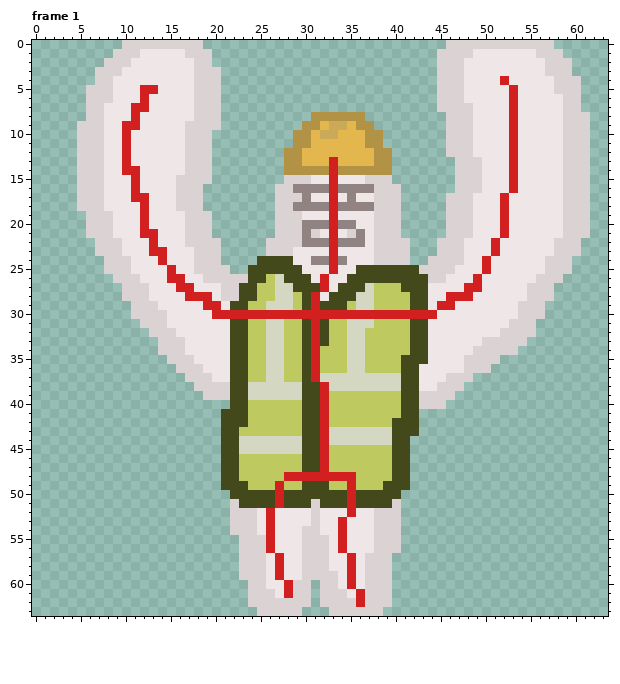
Two states of a pixel-art file, art/Player/Hold.aseprite. The picture above was drawn from the file before the commit.
64x64 pixels, 1 frame. Shown: frame 1. The commit also changed other frames, which this record leaves out.
Once edited:
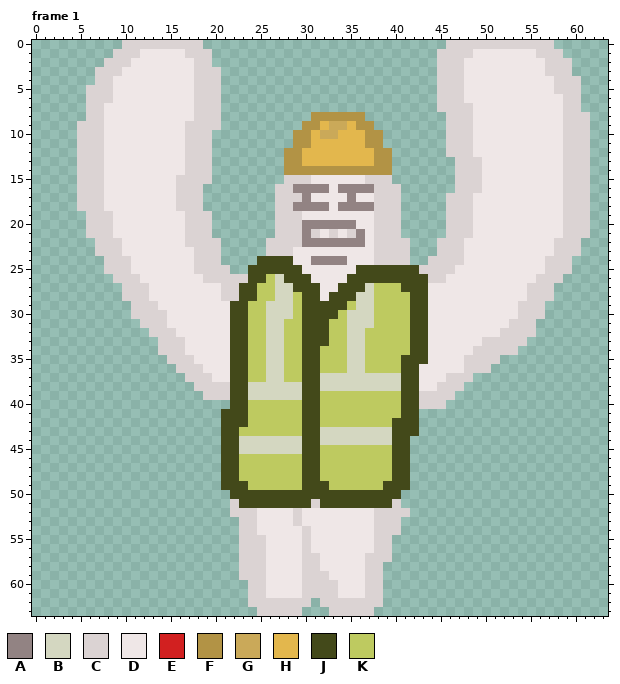
Palette (. is transparent): A #928383  B #d4d7c1  C #dbd3d3  D #efe7e7  E #d22020  F #b29345  G #caa959  H #e3b74d  J #43491a  K #beca60
What changed:
layer "Layer 3" now hidden
Frame 1:
y 4: x 52 E -> D
y 5: x 12..13 EE -> DD; x 53 E -> D
y 6: x 12 E -> D; x 53 E -> D
y 7: x 11..12 EE -> DD; x 53 E -> D
y 8: x 11 E -> D; x 53 E -> D
y 9: x 10..11 EE -> DD; x 53 E -> D
y 10..12: x 10 E -> D; x 53 E -> D
y 13: x 10 E -> D; x 33 E -> H; x 53 E -> D
y 14: x 10..11 EE -> DD; x 33 E -> F; x 53 E -> D
y 15..16: x 11 E -> D; x 33 E -> D; x 53 E -> D
y 17: x 11..12 EE -> DD; x 33 E -> D; x 52 E -> D
y 18..19: x 12 E -> D; x 33 E -> D; x 52 E -> D
y 20: x 12 E -> D; x 33 E -> A; x 52 E -> D
y 21: x 12..13 EE -> DD; x 33 E -> C; x 52 E -> D
y 22: x 13 E -> D; x 33 E -> A; x 51 E -> D
y 23: x 13..14 EE -> DD; x 33 E -> D; x 51 E -> D
y 24: x 14 E -> D; x 33 E -> A; x 50 E -> D
y 25: x 15 E -> D; x 33 E -> D; x 50 E -> D
y 26: x 15..16 EE -> DD; x 32 E -> D; x 49 E -> D
y 27: x 16..17 EE -> DD; x 32 E -> D; x 48..49 EE -> DD
y 28: x 17..19 EEE -> DDD; x 31 E -> J; x 46..48 EEE -> DDD
y 29: x 19..20 EE -> DD; x 31 E -> J; x 45..46 EE -> DD
y 30: x 20..44 EEEEEEEEEEEEEEEEEEEEEEEEE -> DDJJKKBBBKJJJJKBBBKKKKJJD
y 31..37: x 31 E -> J
y 38: x 32 E -> B
y 39..42: x 32 E -> K
y 43..44: x 32 E -> B
y 45..47: x 32 E -> K
y 48: x 28..35 EEEEEEEE -> KKJJKKKK
y 49: x 27 E -> K; x 35 E -> K
y 50..51: x 27 E -> J; x 35 E -> J
y 52: x 26 E -> D; x 29 D -> C; x 31 C -> D; x 35 E -> D; x 41 . -> C
y 53: x 22 C -> .; x 26 E -> D; x 29 D -> C; x 31 C -> D; x 34 E -> D
y 54: x 22 C -> .; x 26 E -> D; x 31 C -> D; x 34 E -> D
y 55..56: x 26 E -> D; x 31..32 CC -> DD; x 34 E -> D; x 40 C -> .
y 57: x 27 E -> D; x 32 C -> D; x 35 E -> D
y 58: x 27 E -> D; x 32 C -> D; x 35 E -> D; x 39 C -> .
y 59: x 27 E -> D; x 33 C -> D; x 35 E -> D; x 39 C -> .
y 60: x 28..29 EC -> DD; x 31 . -> C; x 35 E -> D; x 39 C -> .
y 61: x 26 C -> D; x 28..29 EC -> DD; x 31 . -> C; x 34 C -> D; x 36 E -> D; x 39 C -> .
y 62: x 36 E -> C; x 39 C -> .
y 63: x 38 C -> .
